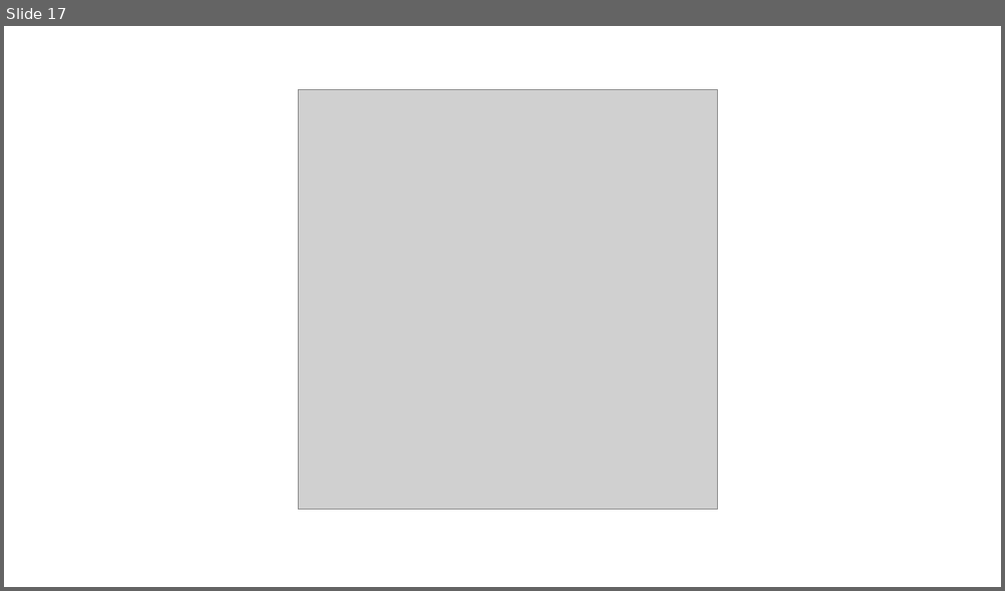
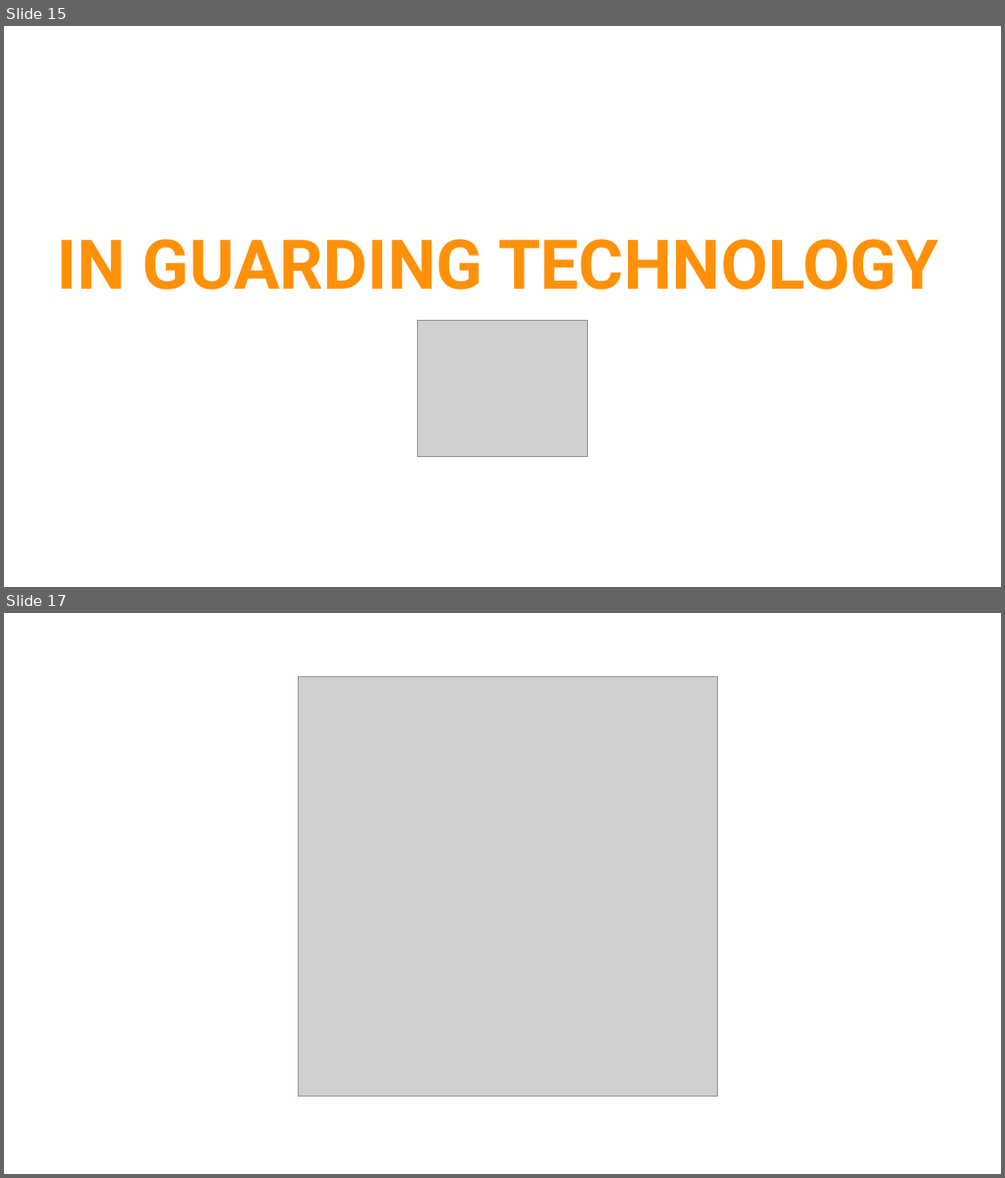
Before and after one commit to HappyTetrahedron/penguard, a slide deck: presentation/penguard.odp. Shown one above the other, each under a label of ours: slide 17 before the commit, slides 15 and 17 after it; the slides between them are not shown. The pictures are 1005x591 and 1005x1178 pixels, drawn with LibreOffice and Linux fonts; fonts in the diff are those of the drawing; grey boxes stand for pictures. Boxes give left, top, right and bottom in pixels: in the first picture for what was removed or moved away, otherwise in the second. Text is boxed around its words. In the diff, an @@ line names an element or a change of style, - is before the commit and + after.

```diff
--- a/presentation/penguard.odp
+++ b/presentation/penguard.odp
@@ slide 15 added at (4,26,1001,587), background #FFFFFF @@
@@ text added at (57,239,938,289), 66 pt, text #FF9109, bold @@
+IN GUARDING TECHNOLOGY
@@ picture added at (418,321,587,456) @@
```
Also in this commit, not shown: 9 slides changed, 1 other slide added, 2 slides removed, 3 other files.
